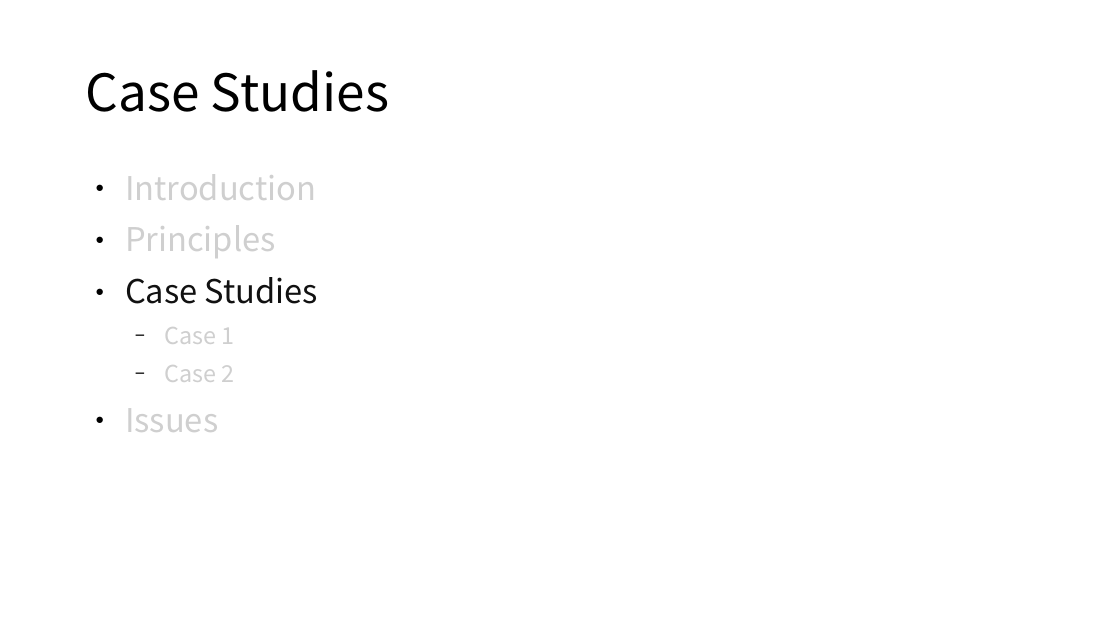
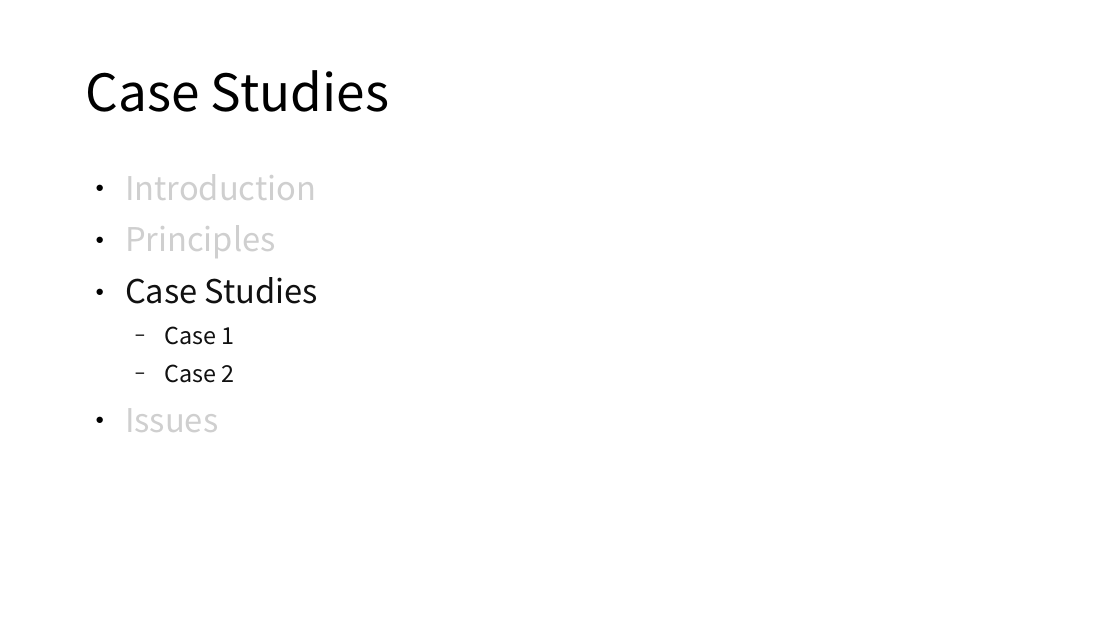
Before and after one commit to shunf4/presentation-auto-breadcrumbs, a slide deck: slide 18 of breadcrumbs_demo.odp (slide 14 before the commit). Drawn at 1120x630 pixels with LibreOffice and Linux fonts; fonts in the diff are those of the drawing. Boxes give left, top, right and bottom in pixels: in the first picture for what was removed or moved away, otherwise in the second. Text is boxed around its words. In the diff, an @@ line names an element or a change of style, - is before the commit and + after.

```diff
--- a/breadcrumbs_demo.odp
+++ b/breadcrumbs_demo.odp
@@ text at (165, 326, 235, 383): text colour #CFCFCF to #111111 in "Case 1", "Case 2" @@
```
Also in this commit, not shown: 3 other slides changed, 4 slides added, 1 other file.
